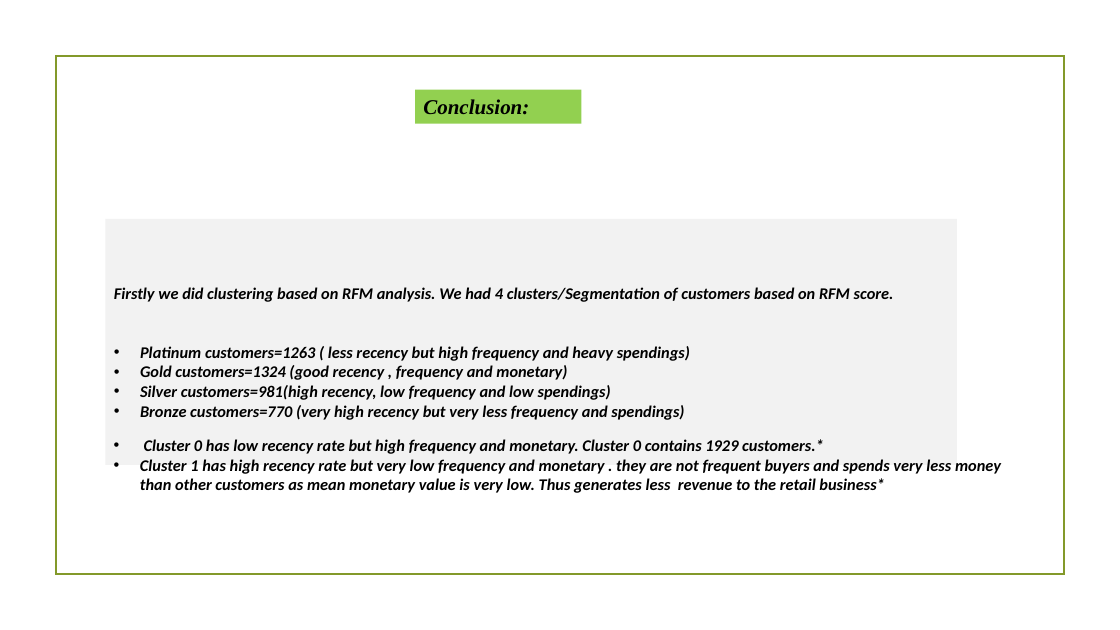
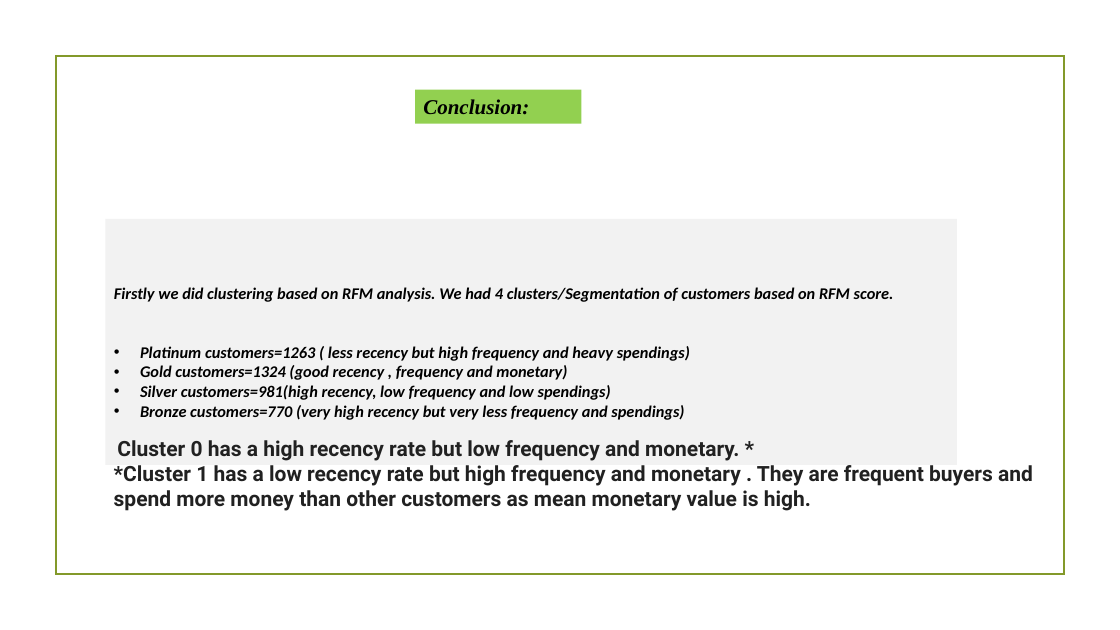
Before and after one commit to Vibha-Kumari/Online-Retail-Customer-Segmentation, a slide deck: slide 13 of Capstone Project-4 - real.pptx. Drawn at 1120x630 pixels with LibreOffice and Linux fonts; fonts in the diff are those of the drawing; background and template pictures are left out. Boxes give left, top, right and bottom in pixels: in the first picture for what was removed or moved away, otherwise in the second. Text is boxed around its words. In the diff, an @@ line names an element or a change of style, - is before the commit and + after.

```diff
--- a/Capstone Project-4 - real.pptx
+++ b/Capstone Project-4 - real.pptx
@@ text at (114, 440, 1033, 511): text changed; size 14 to 18 pt; font Calibri to Roboto; text colour #000000 to #212121; italic off @@
-• Cluster 0 has low recency rate but high frequency and monetary. Cluster 0 contains 1929 customers.*
-• Cluster 1 has high recency rate but very low frequency and monetary . they are not frequent buyers and spends very less money than other customers as mean monetary value is very low. Thus generates less revenue to the retail business*
+Cluster 0 has a high recency rate but low frequency and monetary. *
+*Cluster 1 has a low recency rate but high frequency and monetary . They are frequent buyers and spend more money than other customers as mean monetary value is high.
```
Also in this commit, not shown: 1 other slide changed, 1 other file.
